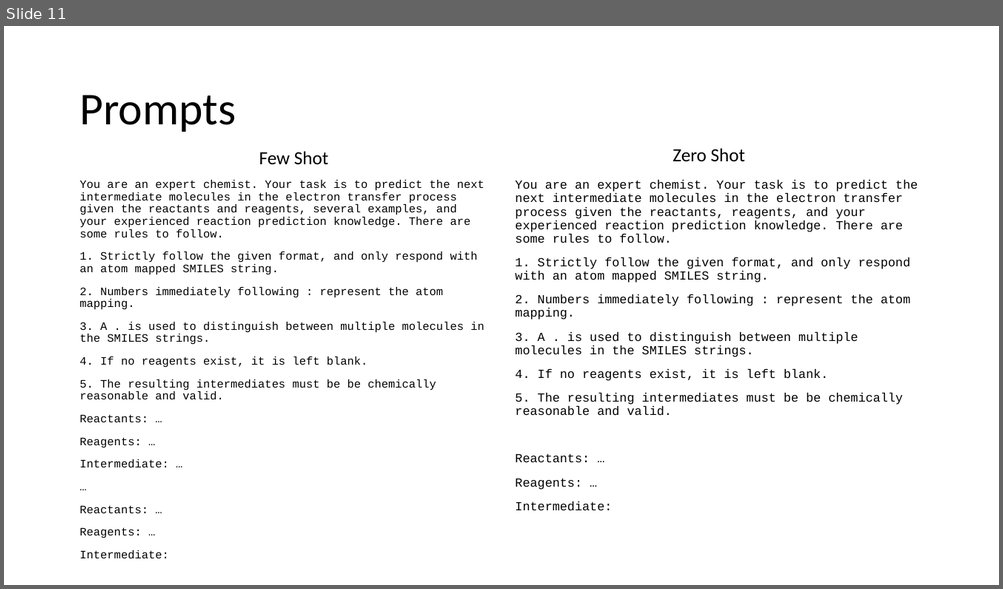
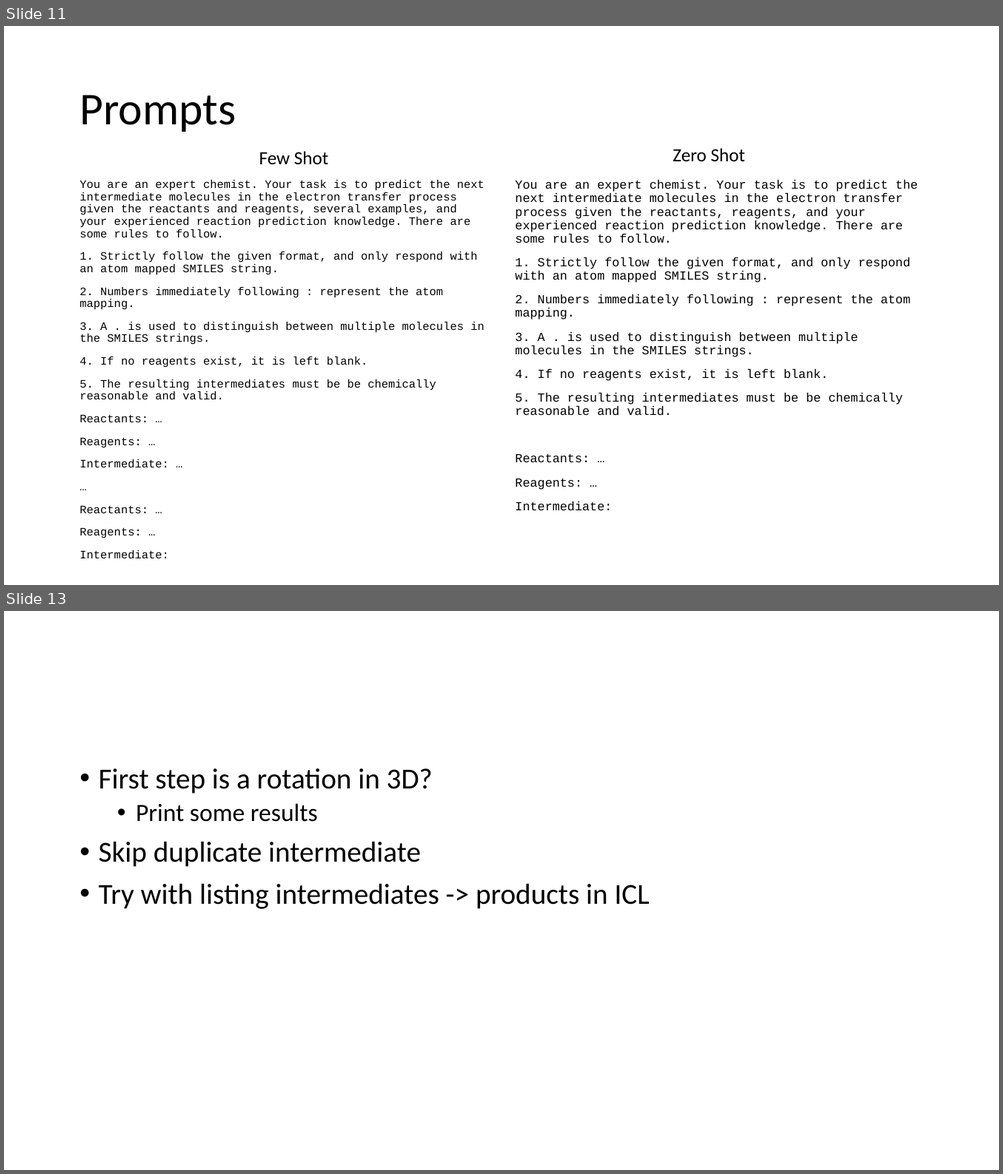
Before and after one commit to JohnDLee/ChemistryPE, a slide deck: pptx/7-5-2023.pptx. Shown one above the other, each under a label of ours: slide 11 before the commit, slides 11 and 13 after it; the slides between them are not shown. The pictures are 1003x589 and 1003x1174 pixels, drawn with LibreOffice and Linux fonts; fonts in the diff are those of the drawing. Boxes give left, top, right and bottom in pixels: in the first picture for what was removed or moved away, otherwise in the second. Text is boxed around its words. In the diff, an @@ line names an element or a change of style, - is before the commit and + after.

```diff
--- a/pptx/7-5-2023.pptx
+++ b/pptx/7-5-2023.pptx
@@ slide 13 added at bbox=[4, 611, 999, 1170], background #FFFFFF @@
@@ text added at bbox=[99, 769, 649, 909], 28 pt, text #000000 @@
+• First step is a rotation in 3D?
+  • Print some results
+• Skip duplicate intermediate
+• Try with listing intermediates -> products in ICL
```
Also in this commit, not shown: 2 slides changed, 1 other slide added, 1 slide removed, 24 other files.
